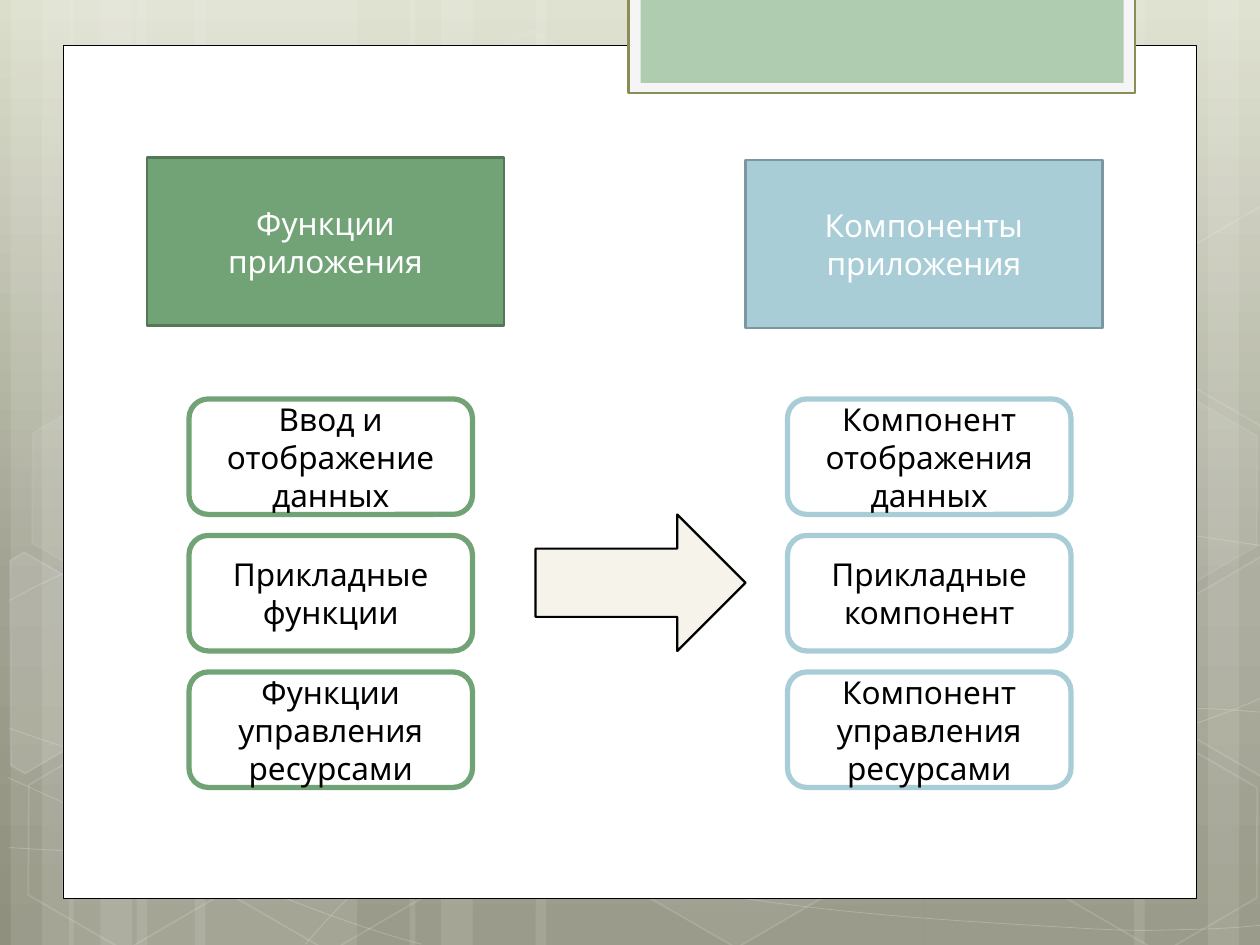
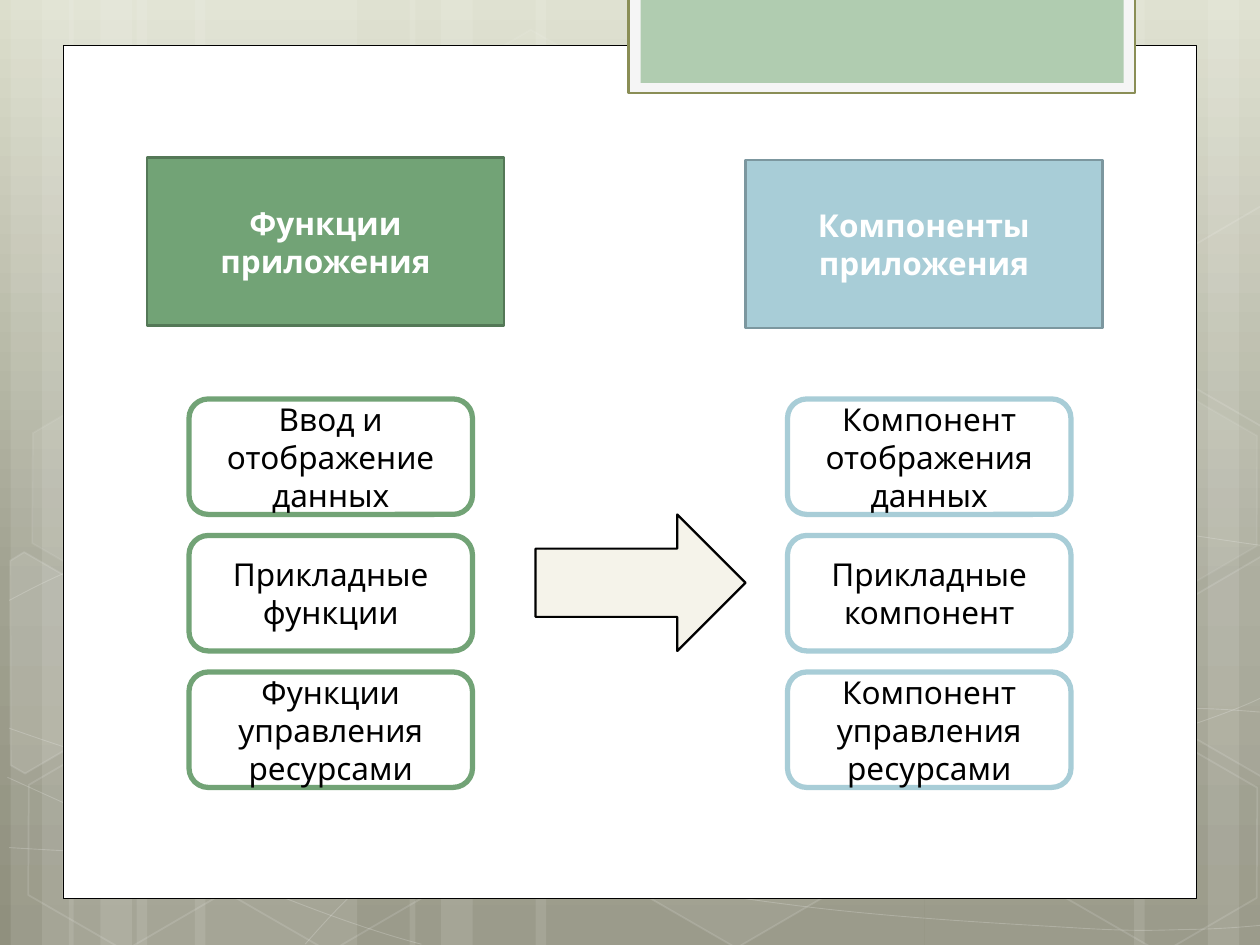
Before and after one commit to julypand/-, a slide deck: slide 4 of presentation.pptx. Drawn at 1260x945 pixels with LibreOffice and Linux fonts; fonts in the diff are those of the drawing. Boxes give left, top, right and bottom in pixels: in the first picture for what was removed or moved away, otherwise in the second. Text is boxed around its words. In the diff, an @@ line names an element or a change of style, - is before the commit and + after.

```diff
--- a/presentation.pptx
+++ b/presentation.pptx
@@ rectangle "Функции приложения" at (147, 158, 504, 325): bold on @@
@@ rectangle "Компоненты приложения" at (746, 160, 1102, 328): bold on @@
```
Also in this commit, not shown: 4 other slides changed, 6 slides added.
